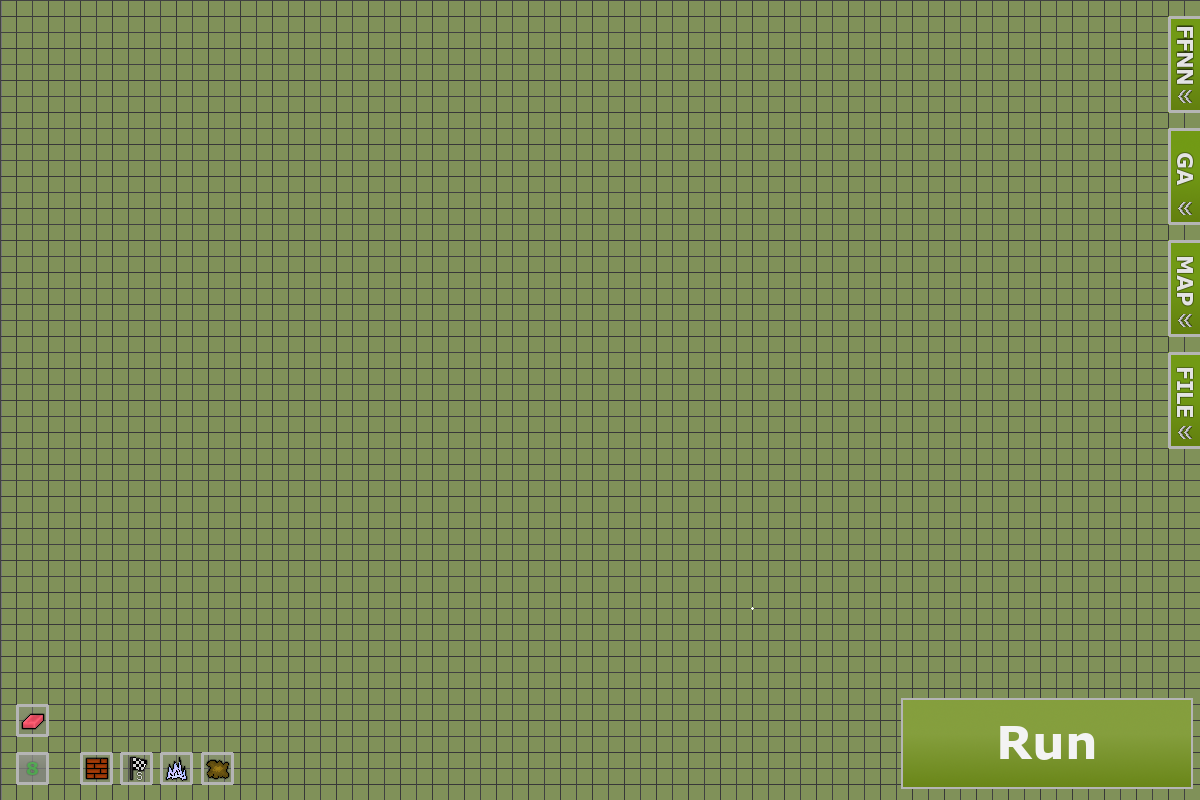
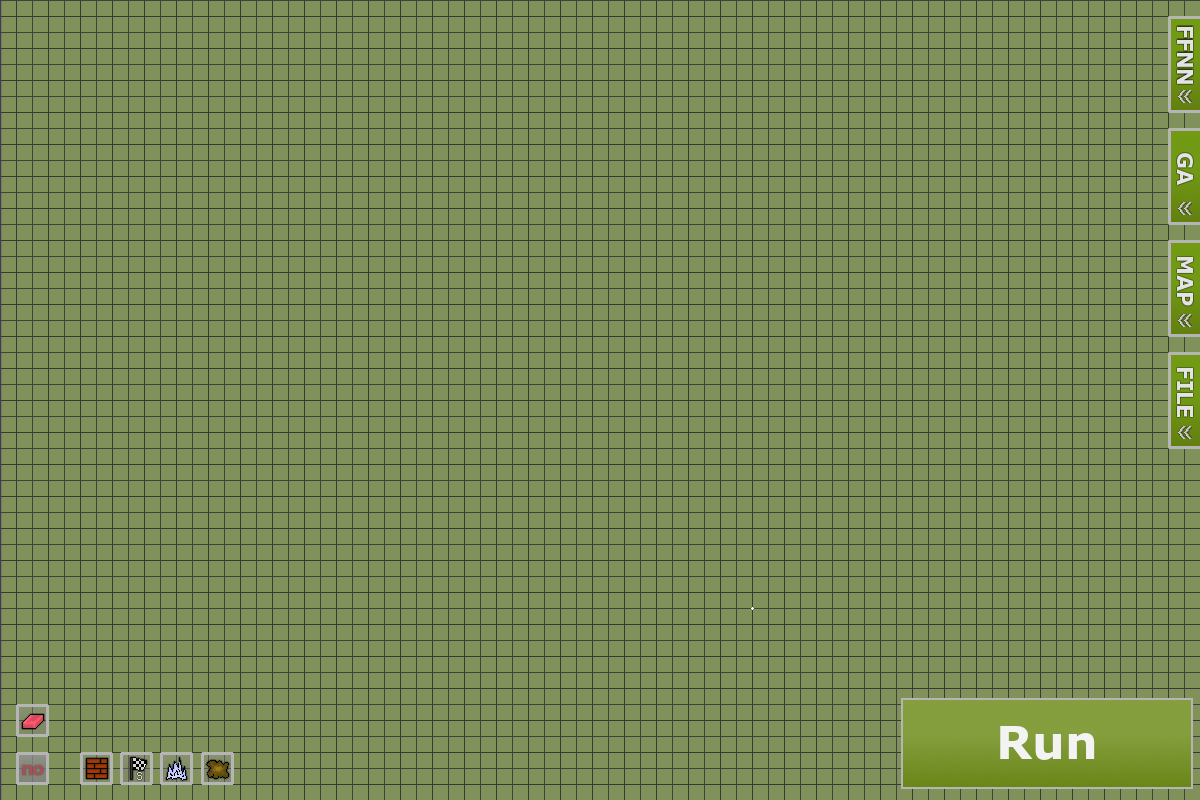
Layers edited between the first and the second 1200px x 800px image:
renamed "8 ..." to "no ...", painted on it over (x1=22, y1=762, x2=44, y2=775)
renamed "128 ... #1" to "no ... #1", showed it, moved it above "8 ... #1", painted on it over (x1=21, y1=763, x2=45, y2=776)
hid "8 ... #1" over (x1=25, y1=761, x2=39, y2=776)
